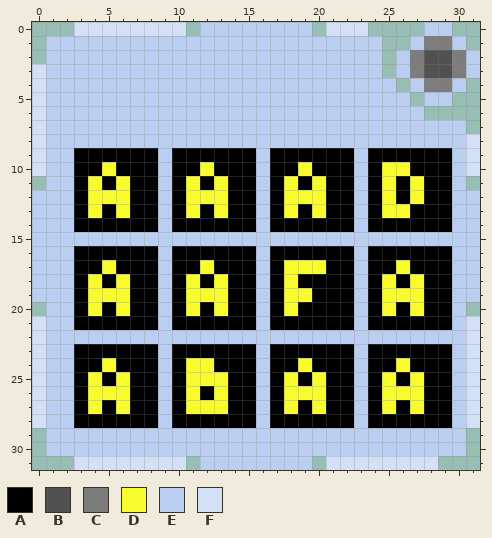
Pixel-art sprite: Icons/Not Text Field.png. The picture above was drawn from the file before the commit.
The file is 32x32 pixels.
Palette (. is transparent): A #000000  B #515151  C #7d7d7d  D #f8fc2c  E #b9cef0  F #d3e0f5
Pixels before, first column x 0:
 0 ...FFFFFFFF.EEEEEEEE.FFF....EE..
 1 .EEEEEEEEEEEEEEEEEEEEEEEE..ECCE.
 2 .EEEEEEEEEEEEEEEEEEEEEEEE.ECBBCE
 3 FEEEEEEEEEEEEEEEEEEEEEEEE.ECBBCE
 4 FEEEEEEEEEEEEEEEEEEEEEEEEE.ECCE.
 5 FEEEEEEEEEEEEEEEEEEEEEEEEEE.EE..
 6 FEEEEEEEEEEEEEEEEEEEEEEEEEEE....
 7 FEEEEEEEEEEEEEEEEEEEEEEEEEEEEEE.
 8 FEEEEEEEEEEEEEEEEEEEEEEEEEEEEEEF
 9 FEEAAAAAAEAAAAAAEAAAAAAEAAAAAAEF
10 FEEAADAAAEAADAAAEAADAAAEADDAAAEF
11 .EEADADAAEADADAAEADADAAEADADAAE.
12 EEEADDDAAEADDDAAEADDDAAEADADAAEE
13 EEEADADAAEADADAAEADADAAEADDAAAEE
14 EEEAAAAAAEAAAAAAEAAAAAAEAAAAAAEE
15 EEEEEEEEEEEEEEEEEEEEEEEEEEEEEEEE
16 EEEAAAAAAEAAAAAAEAAAAAAEAAAAAAEE
17 EEEAADAAAEAADAAAEADDDAAEAADAAAEE
18 EEEADADAAEADADAAEADAAAAEADADAAEE
19 EEEADDDAAEADDDAAEADDAAAEADDDAAEE
20 .EEADADAAEADADAAEADAAAAEADADAAE.
21 FEEAAAAAAEAAAAAAEAAAAAAEAAAAAAEF
22 FEEEEEEEEEEEEEEEEEEEEEEEEEEEEEEF
23 FEEAAAAAAEAAAAAAEAAAAAAEAAAAAAEF
24 FEEAADAAAEADDAAAEAADAAAEAADAAAEF
25 FEEADADAAEADDDAAEADADAAEADADAAEF
26 FEEADDDAAEADADAAEADDDAAEADDDAAEF
27 FEEADADAAEADDDAAEADADAAEADADAAEF
28 FEEAAAAAAEAAAAAAEAAAAAAEAAAAAAEF
29 .EEEEEEEEEEEEEEEEEEEEEEEEEEEEEE.
30 .EEEEEEEEEEEEEEEEEEEEEEEEEEEEEE.
31 ...FFFFFFFF.EEEEEEEE.FFFFFFFF...
After:
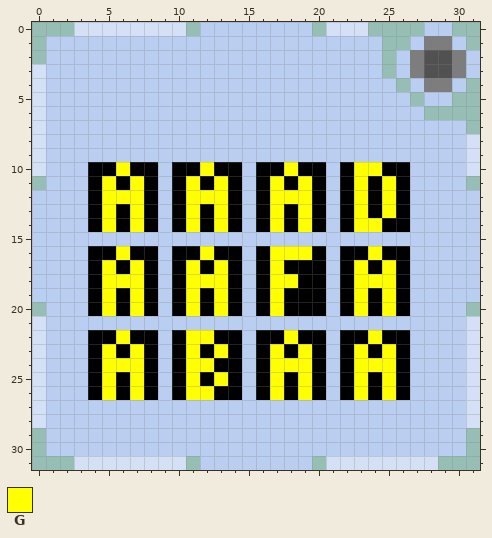
Colours new in this view: G #ffff00
Diff:
y 9: x 3..8 AAAAAA -> EEEEEE; x 10..15 AAAAAA -> EEEEEE; x 17..22 AAAAAA -> EEEEEE; x 24..29 AAAAAA -> EEEEEE
y 10: x 3 A -> E; x 5..6 DA -> AG; x 12 D -> G; x 15..16 AE -> EA; x 18..19 AD -> GA; x 21 A -> E; x 23..29 EADDAAA -> GGAAEEE
y 11: x 3..7 ADADA -> EAGAG; x 11 D -> G; x 13 D -> G; x 15..21 AEADADA -> EAGAGAE; x 23 E -> G; x 25 D -> G; x 27..29 DAA -> EEE
y 12: x 3..7 ADDDA -> EAGGG; x 11..13 DDD -> GGG; x 15..21 AEADDDA -> EAGGGAE; x 23 E -> G; x 25 D -> G; x 27..29 DAA -> EEE
y 13: x 3..7 ADADA -> EAGAG; x 11 D -> G; x 13 D -> G; x 15..21 AEADADA -> EAGAGAE; x 23 E -> G; x 25..29 DDAAA -> GAEEE
y 14: x 3 A -> E; x 5 A -> G; x 7 A -> G; x 11 A -> G; x 13 A -> G; x 15..17 AEA -> EAG; x 19 A -> G; x 21 A -> E; x 23..24 EA -> GG; x 27..29 AAA -> EEE
y 16: x 3 A -> E; x 6 A -> G; x 12 A -> G; x 15..19 AEAAA -> EAGGG; x 21 A -> E; x 23..24 EA -> AG; x 27..29 AAA -> EEE
y 17: x 3 A -> E; x 5 D -> G; x 7 A -> G; x 11..13 ADA -> GAG; x 15..21 AEADDDA -> EAGAAAE; x 23 E -> G; x 25..29 ADAAA -> GAEEE
y 18: x 3..7 ADADA -> EAGGG; x 11..13 DAD -> GGG; x 15..18 AEAD -> EAGG; x 21 A -> E; x 23..25 EAD -> GGG; x 27..29 DAA -> EEE
y 19: x 3..7 ADDDA -> EAGAG; x 11..13 DDD -> GAG; x 15..19 AEADD -> EAGAA; x 21 A -> E; x 23 E -> G; x 25..29 DDDAA -> GAEEE
y 20: x 3..7 ADADA -> EAGAG; x 11 D -> G; x 13 D -> G; x 15..18 AEAD -> EAGA; x 21 A -> E; x 23 E -> G; x 25 D -> G; x 27..29 DAA -> EEE
y 21: x 3..8 AAAAAA -> EEEEEE; x 10..15 AAAAAA -> EEEEEE; x 17..22 AAAAAA -> EEEEEE; x 24..29 AAAAAA -> EEEEEE
y 22: x 4..8 EEEEE -> AAGAA; x 10..14 EEEEE -> AGGAA; x 16..20 EEEEE -> AAGAA; x 22..26 EEEEE -> AAGAA
y 23: x 3 A -> E; x 5 A -> G; x 7 A -> G; x 11 A -> G; x 13 A -> G; x 15..17 AEA -> EAG; x 19 A -> G; x 21 A -> E; x 23 E -> G; x 25 A -> G; x 27..29 AAA -> EEE
y 24: x 3 A -> E; x 5..7 DAA -> GGG; x 11..12 DD -> GG; x 15..19 AEAAD -> EAGGG; x 21 A -> E; x 23..29 EAADAAA -> GGGAEEE
y 25: x 3..7 ADADA -> EAGAG; x 11..13 DDD -> GAG; x 15..21 AEADADA -> EAGAGAE; x 23 E -> G; x 25 D -> G; x 27..29 DAA -> EEE
y 26: x 3..7 ADDDA -> EAGAG; x 11..13 DAD -> GGA; x 15..21 AEADDDA -> EAGAGAE; x 23 E -> G; x 25..29 DDDAA -> GAEEE
y 27: x 3..8 ADADAA -> EEEEEE; x 10..15 ADDDAA -> EEEEEE; x 17..22 ADADAA -> EEEEEE; x 24..29 ADADAA -> EEEEEE
y 28: x 3..8 AAAAAA -> EEEEEE; x 10..15 AAAAAA -> EEEEEE; x 17..22 AAAAAA -> EEEEEE; x 24..29 AAAAAA -> EEEEEE
Boxes around the changes in both pictures, in picture pixels (x1, y1, x2, y2):
changed: (74, 148, 452, 428)
